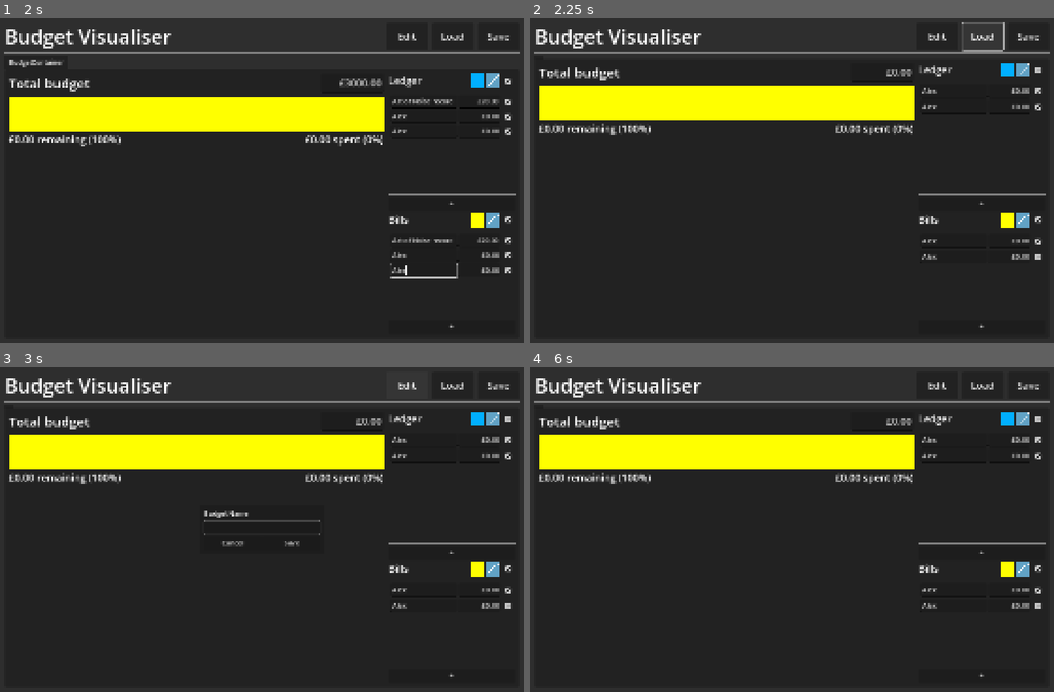
Above: before the commit, frames 1-4 (two rows, left to right).
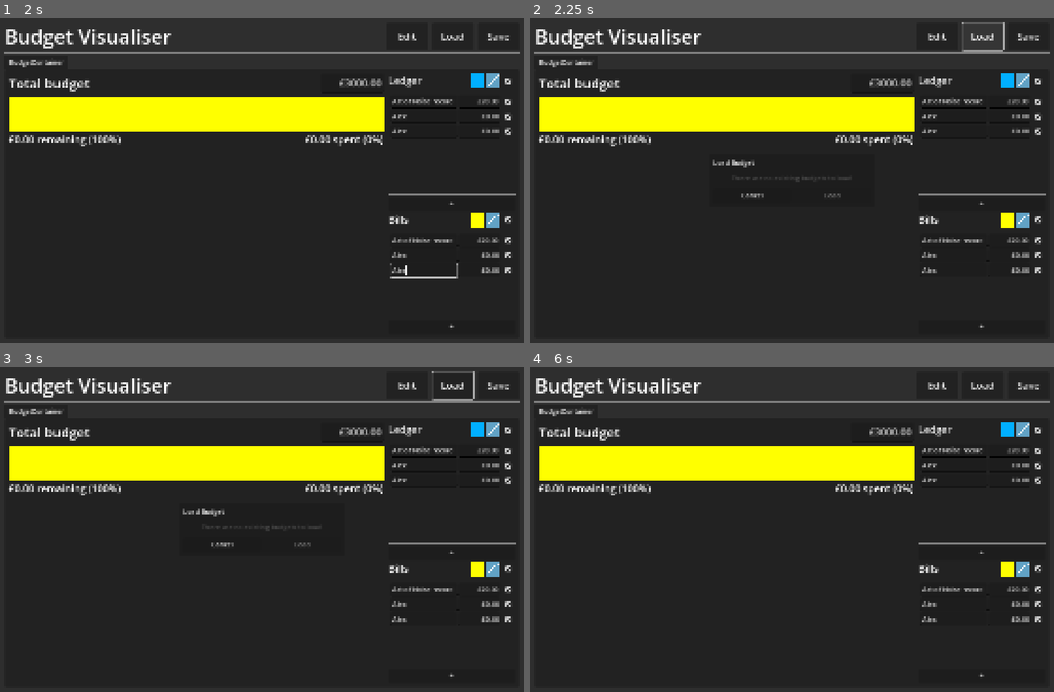
Above: after the commit, the same moments.

Repository: phrasmotica/budget-visualiser
Game: Godot game, scene res://app.tscn
Same seed, same stepped clock (60 frames per second), same inputs: the game is played once before the commit and once after it.
Inputs (mouse positions are in pixels of both pictures, inside the frame that each line leads up to):
- Up to frame 1 (2 s): click (424, 115) at 0.52 s; type "Alex" at 0.6 s; click (424, 131) at 0.75 s; type "Alex" at 0.83 s; click (424, 255) at 0.98 s; type "Alex" at 1.07 s; click (424, 271) at 1.27 s; type "Alex" at 1.35 s
- Up to frame 2 (2.25 s): click "Load" at 2 s
- Up to frame 3 (3 s): click "Edit" at 2.75 s
- Up to frame 4 (6 s): click (1022, 419) at 3.52 s; click (1038, 419) at 4.27 s; click "+" at 5 s; click "Cancel" at 5.75 s

Frame 1 is identical in both runs. In frame 2, 8.2% of the frame differs, in the area x 1-98%, y 12-79%; in frame 3, 8.7%, in the area x 1-98%, y 1-79%; in frame 4, 8.0%.

Commit message:
Create scene for a modal that allows the user to load an existing budget

Diff:
--- /dev/null
+++ b/scenes/load_modal.tscn
@@ -0,0 +1,49 @@
+[gd_scene load_steps=6 format=3 uid="uid://44wd706cy6gf"]
+
+[ext_resource type="Script" path="res://scripts/load_modal.gd" id="1_0uke6"]
+[ext_resource type="Theme" uid="uid://gho3l34xmwce" path="res://themes/theme_default.tres" id="2_lj341"]
+[ext_resource type="PackedScene" uid="uid://cwtf271msygn4" path="res://scenes/modal_input_handler.tscn" id="2_n7bmv"]
+[ext_resource type="PackedScene" uid="uid://cxq2xqf5veksd" path="res://scenes/warning_label.tscn" id="3_igm24"]
+[ext_resource type="PackedScene" uid="uid://cjvhfudnkbtgy" path="res://scenes/modal_buttons.tscn" id="3_jsvud"]
+
+[node name="LoadModal" type="PanelContainer"]
+custom_minimum_size = Vector2(400, 0)
+offset_right = 300.0
+offset_bottom = 51.0
+script = ExtResource("1_0uke6")
+
+[node name="ModalInputHandler" parent="." instance=ExtResource("2_n7bmv")]
+
+[node name="MarginContainer" type="MarginContainer" parent="."]
+layout_mode = 2
+theme = ExtResource("2_lj341")
+theme_type_variation = &"MenuMargins"
+
+[node name="VBoxContainer" type="VBoxContainer" parent="MarginContainer"]
+layout_mode = 2
+
+[node name="Label" type="Label" parent="MarginContainer/VBoxContainer"]
+layout_mode = 2
+text = "Load Budget"
+
+[node name="HSeparator" type="HSeparator" parent="MarginContainer/VBoxContainer"]
+layout_mode = 2
+
+[node name="NoExistingBudgetsWarning" parent="MarginContainer/VBoxContainer" instance=ExtResource("3_igm24")]
+layout_mode = 2
+theme_override_colors/font_color = Color(0.29219, 0.29219, 0.29219, 1)
+
+[node name="ExistingBudgetsList" type="VBoxContainer" parent="MarginContainer/VBoxContainer"]
+visible = false
+layout_mode = 2
+
+[node name="HSeparator2" type="HSeparator" parent="MarginContainer/VBoxContainer"]
+layout_mode = 2
+
+[node name="ModalButtons" parent="MarginContainer/VBoxContainer" instance=ExtResource("3_jsvud")]
+layout_mode = 2
+confirm_text = "Load"
+confirm_disabled = true
+
+[connection signal="cancelled" from="ModalInputHandler" to="." method="_on_modal_input_handler_cancelled"]
+[connection signal="cancelled" from="MarginContainer/VBoxContainer/ModalButtons" to="." method="_on_modal_buttons_cancelled"]
--- a/scenes/ui.tscn
+++ b/scenes/ui.tscn
@@ -1,10 +1,11 @@
-[gd_scene load_steps=9 format=3 uid="uid://5eq1bvek10ef"]
+[gd_scene load_steps=10 format=3 uid="uid://5eq1bvek10ef"]
 
 [ext_resource type="Script" uid="uid://bg8boktdbm7kc" path="res://scripts/ui.gd" id="1_5131p"]
 [ext_resource type="PackedScene" uid="uid://bl67pmumsstv4" path="res://scenes/budget_manager.tscn" id="2_l7a7o"]
 [ext_resource type="PackedScene" uid="uid://c8636n1ymhc22" path="res://scenes/budget_container.tscn" id="3_612qx"]
 [ext_resource type="Script" uid="uid://drffebxd5pbdd" path="res://scripts/hold_to_show_handler.gd" id="3_mp87e"]
 [ext_resource type="PackedScene" uid="uid://dgdeqr1qdbinj" path="res://scenes/rename_modal.tscn" id="4_rr6x4"]
+[ext_resource type="PackedScene" uid="uid://44wd706cy6gf" path="res://scenes/load_modal.tscn" id="5_3qrek"]
 [ext_resource type="PackedScene" uid="uid://bgmkiacpl2puo" path="res://scenes/file_menu.tscn" id="5_e440t"]
 [ext_resource type="PackedScene" uid="uid://8q1uq48mpi7u" path="res://scenes/hold_to_show_handler.tscn" id="6_apiio"]
 [ext_resource type="PackedScene" uid="uid://c3l41x5rhwvjq" path="res://scenes/file_menu_handler.tscn" id="8_1i7fs"]
@@ -82,6 +83,14 @@
 unique_name_in_owner = true
 layout_mode = 2
 
+[node name="LoadModalContainer" type="CenterContainer" parent="ModalLayer"]
+unique_name_in_owner = true
+offset_right = 1280.0
+offset_bottom = 800.0
+
+[node name="LoadModal" parent="ModalLayer/LoadModalContainer" instance=ExtResource("5_3qrek")]
+layout_mode = 2
+
 [node name="FileMenuContainer" type="CenterContainer" parent="ModalLayer"]
 unique_name_in_owner = true
 offset_right = 1280.0
@@ -112,6 +121,7 @@
 [connection signal="budget_changed" from="MarginContainer/VBoxContainer/TabContainer/BudgetContainer" to="." method="_on_budget_container_budget_changed"]
 [connection signal="modal_hidden" from="ModalLayer/RenameModalContainer/RenameModal" to="." method="_on_rename_modal_modal_hidden"]
 [connection signal="name_submitted" from="ModalLayer/RenameModalContainer/RenameModal" to="." method="_on_rename_modal_name_submitted"]
+[connection signal="modal_hidden" from="ModalLayer/LoadModalContainer/LoadModal" to="." method="_on_load_modal_modal_hidden"]
 [connection signal="activated" from="ModalLayer/FileMenuContainer/HoldToShowHandler" to="." method="_on_file_menu_hold_to_show_handler_activated"]
 [connection signal="activated" from="ModalLayer/FileMenuContainer/HoldToShowHandler" to="ModalLayer/FileMenuContainer/FileMenu/FileMenuHandler" method="_on_hold_to_show_handler_activated"]
 [connection signal="deactivated" from="ModalLayer/FileMenuContainer/HoldToShowHandler" to="." method="_on_file_menu_hold_to_show_handler_deactivated"]
--- /dev/null
+++ b/scenes/warning_label.tscn
@@ -0,0 +1,8 @@
+[gd_scene format=3 uid="uid://cxq2xqf5veksd"]
+
+[node name="WarningLabel" type="Label"]
+custom_minimum_size = Vector2(100, 0)
+theme_override_colors/font_color = Color(1, 1, 1, 1)
+text = "There are no existing budgets to load!"
+horizontal_alignment = 1
+autowrap_mode = 2
--- /dev/null
+++ b/scripts/load_modal.gd
@@ -0,0 +1,10 @@
+extends PanelContainer
+
+signal load_requested(file_name: String)
+signal modal_hidden
+
+func _on_modal_input_handler_cancelled() -> void:
+	modal_hidden.emit()
+
+func _on_modal_buttons_cancelled() -> void:
+	modal_hidden.emit()
--- a/scripts/ui.gd
+++ b/scripts/ui.gd
@@ -9,6 +9,9 @@
 
 @onready
 var rename_modal_container: Container = %RenameModalContainer
+
+@onready
+var load_modal_container: Container = %LoadModalContainer
 
 @onready
 var rename_modal: Control = %RenameModal
@@ -45,6 +48,9 @@
 
 		if rename_modal_container:
 			rename_modal_container.hide()
+
+		if load_modal_container:
+			load_modal_container.hide()
 
 		if file_menu_container:
 			file_menu_container.hide()
@@ -114,7 +120,11 @@
 		created_save_data.emit(data, false)
 
 func _on_load_button_pressed() -> void:
-	requested_load.emit()
+	if load_modal_container:
+		load_modal_container.show()
+
+	budget_container.prevent_input()
+	modal_shown.emit()
 
 func _on_save_button_pressed() -> void:
 	var data := get_save_data(_current_budget_id)
@@ -153,6 +163,12 @@
 	budget_container.allow_input()
 	modal_hidden.emit()
 
+func _on_load_modal_modal_hidden() -> void:
+	load_modal_container.hide()
+
+	budget_container.allow_input()
+	modal_hidden.emit()
+
 func _on_file_menu_hold_to_show_handler_activated() -> void:
 	budget_container.prevent_input()
 
